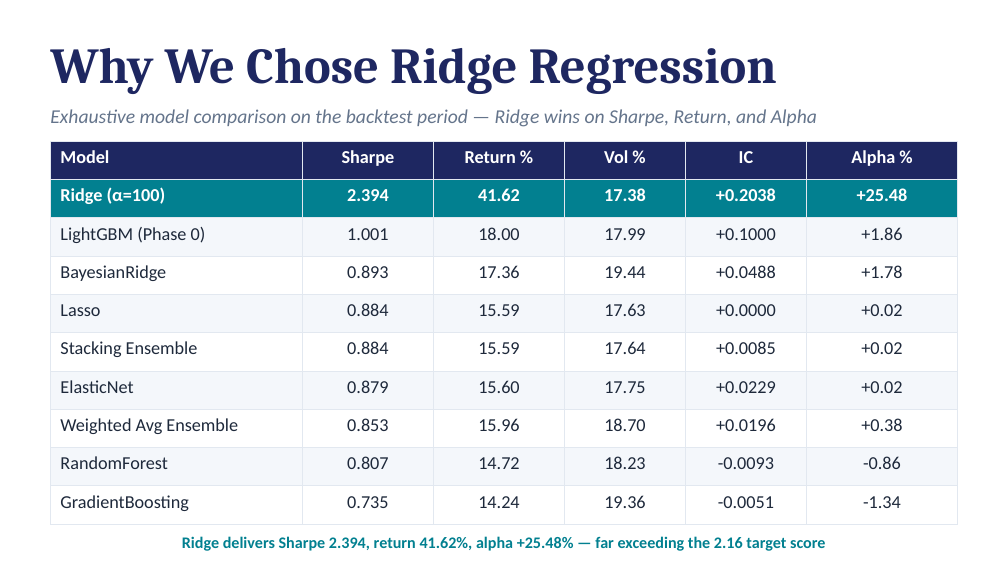
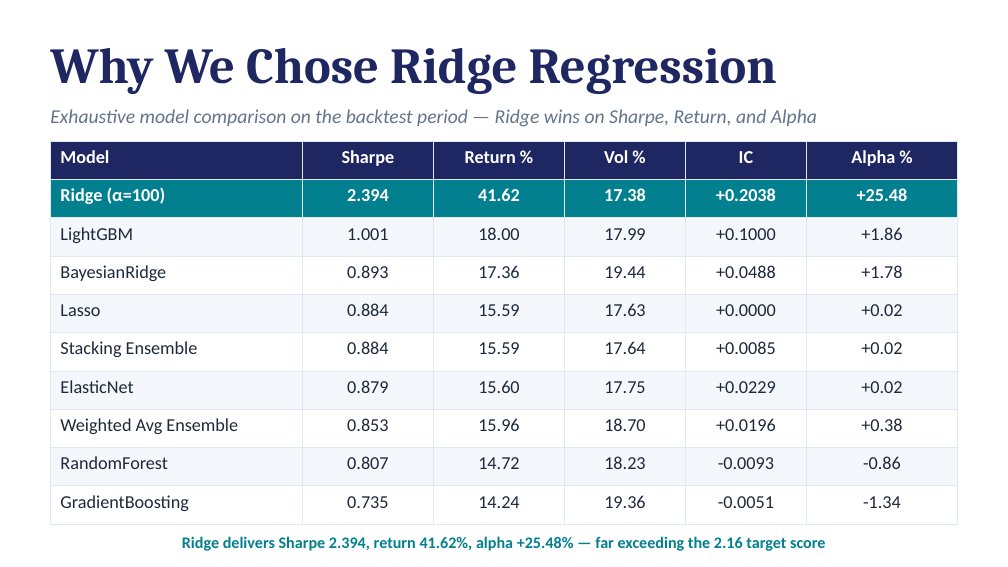
Before and after one commit to MarcEGed/ML-project, a slide deck: slide 6 of market_prediction_strategy.pptx. Drawn at 1008x567 pixels with LibreOffice and Linux fonts; fonts in the diff are those of the drawing. Boxes give left, top, right and bottom in pixels: in the first picture for what was removed or moved away, otherwise in the second. Text is boxed around its words. In the diff, an @@ line names an element or a change of style, - is before the commit and + after.

Commit message:
fix: update presentation

```diff
--- a/market_prediction_strategy.pptx
+++ b/market_prediction_strategy.pptx
@@ table at (50,141,958,524) @@
-row 3, column 1: LightGBM (Phase 0)
+row 3, column 1: LightGBM
```
